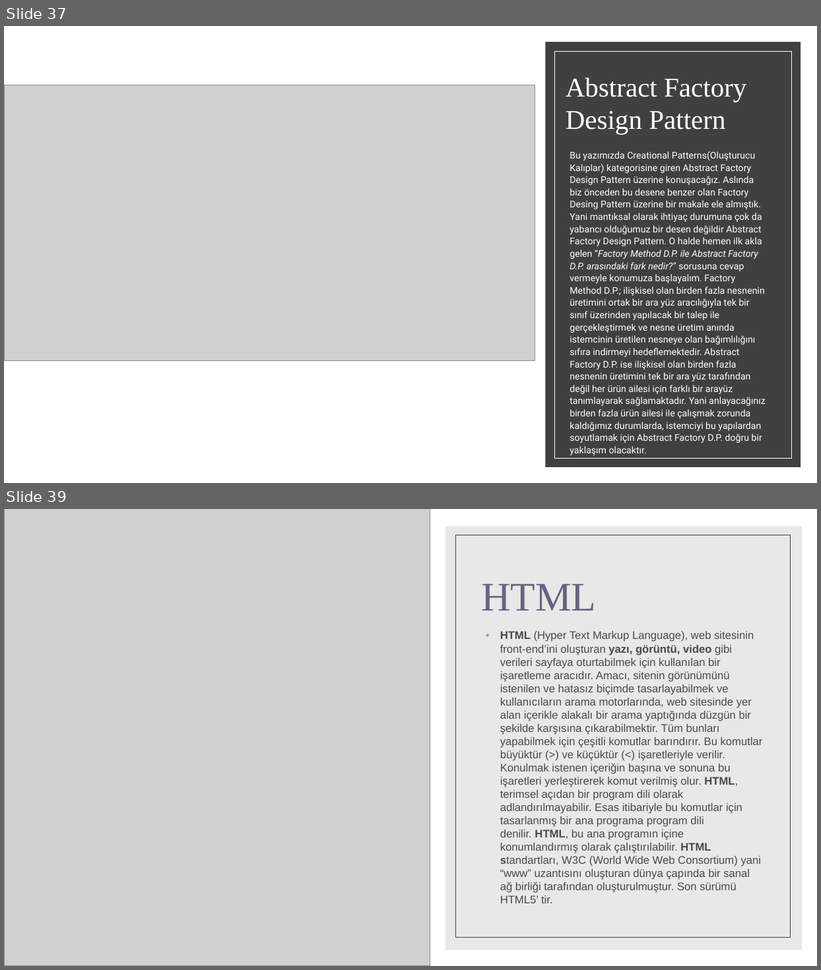
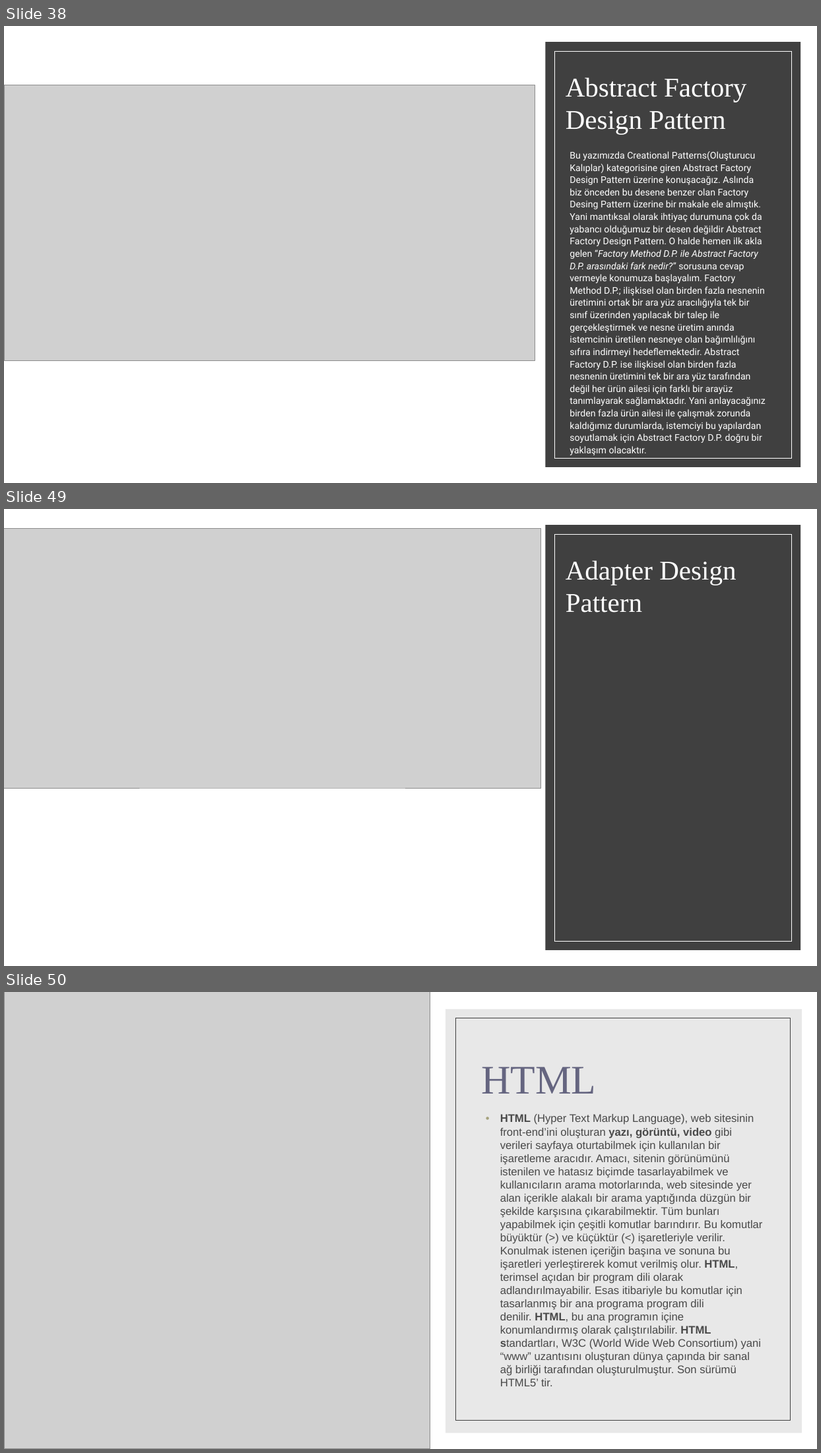
Before and after one commit to bnymnclskn01/BEM-Egitim, a slide deck: Bilişim eğitim merkezi.pptx. Shown one above the other, each under a label of ours: slides 37 and 39 before the commit, slides 38, 49 and 50 after it; the slides between them are not shown. The pictures are 821x970 and 821x1453 pixels, drawn with LibreOffice and Linux fonts; fonts in the diff are those of the drawing; grey boxes stand for pictures. Boxes give left, top, right and bottom in pixels: in the first picture for what was removed or moved away, otherwise in the second. Text is boxed around its words. In the diff, an @@ line names an element or a change of style, - is before the commit and + after.

```diff
--- a/Bilişim eğitim merkezi.pptx
+++ b/Bilişim eğitim merkezi.pptx
@@ slide 49 added at (4,509,817,966), background #FFFFFF; not listed: 2 template elements that a slide beside it also shows @@
@@ picture added at (4,529,541,788) @@
@@ title added at (566,560,736,613), 32 pt, text #FFFFFF @@
+Adapter Design Pattern
@@ what was slide 37 is now slide 38 @@
@@ what was slide 39 is now slide 50 @@
```
Also in this commit, not shown: 11 other slides added, 1 slide removed.
